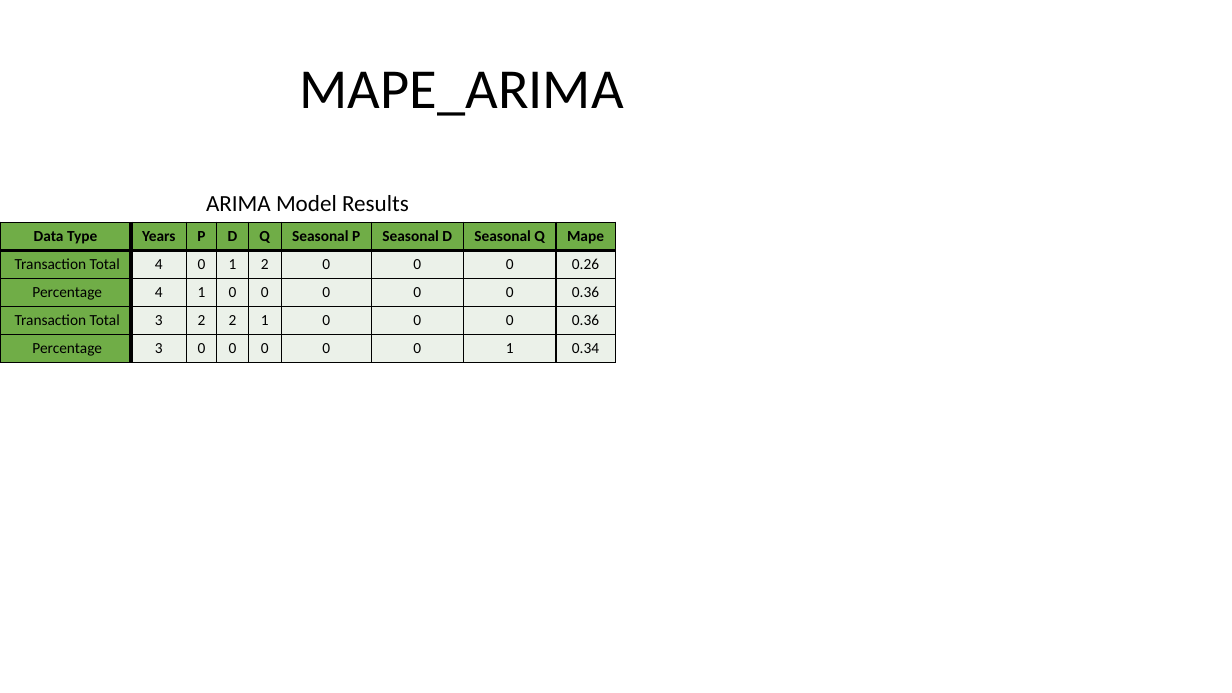
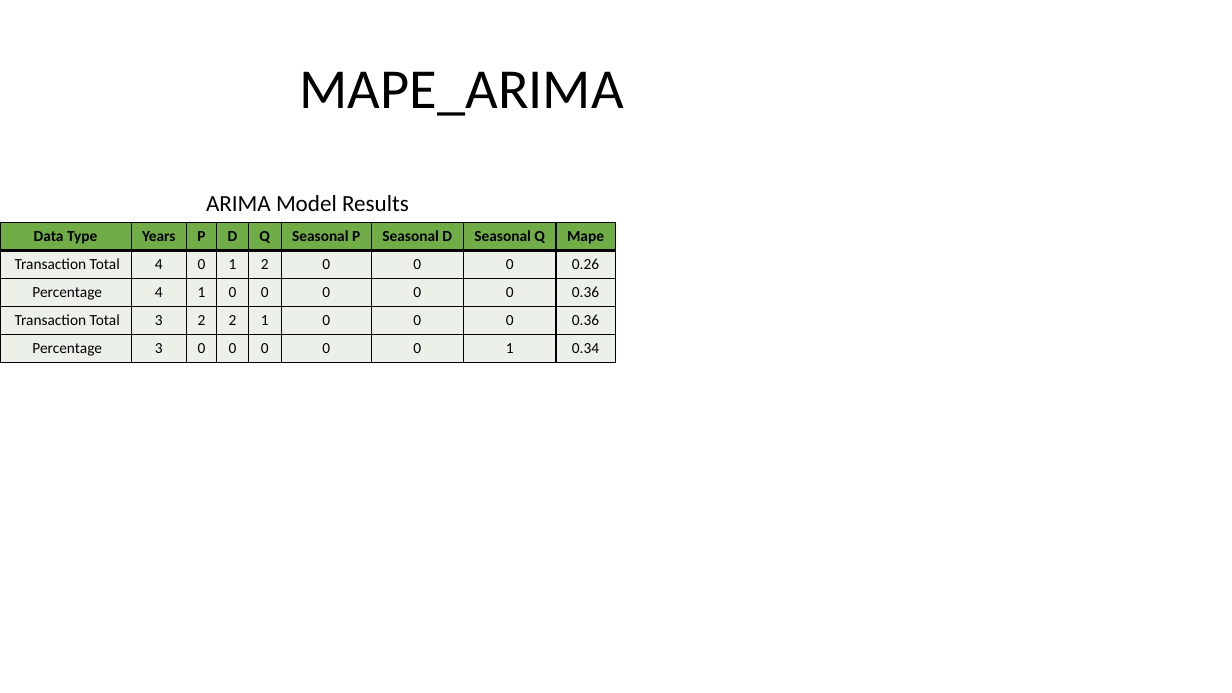
Before and after one commit to lelandjmurrin/Acquisition_Due_Dilligence_Capstone_Project, a slide deck: slide 6 of data/presentation_tables.pptm. Drawn at 1232x693 pixels with LibreOffice and Linux fonts; fonts in the diff are those of the drawing. Boxes give left, top, right and bottom in pixels: in the first picture for what was removed or moved away, otherwise in the second. Text is boxed around its words. In the diff, an @@ line names an element or a change of style, - is before the commit and + after.

```diff
--- a/data/presentation_tables.pptm
+++ b/data/presentation_tables.pptm
@@ table at <box>0,185,616,360</box> @@
@@ fill #70AD47 to #EBF1E9 in 4 cells @@
@@ borders changed @@
```
Also in this commit, not shown: 11 other slides changed, 3 other files.
